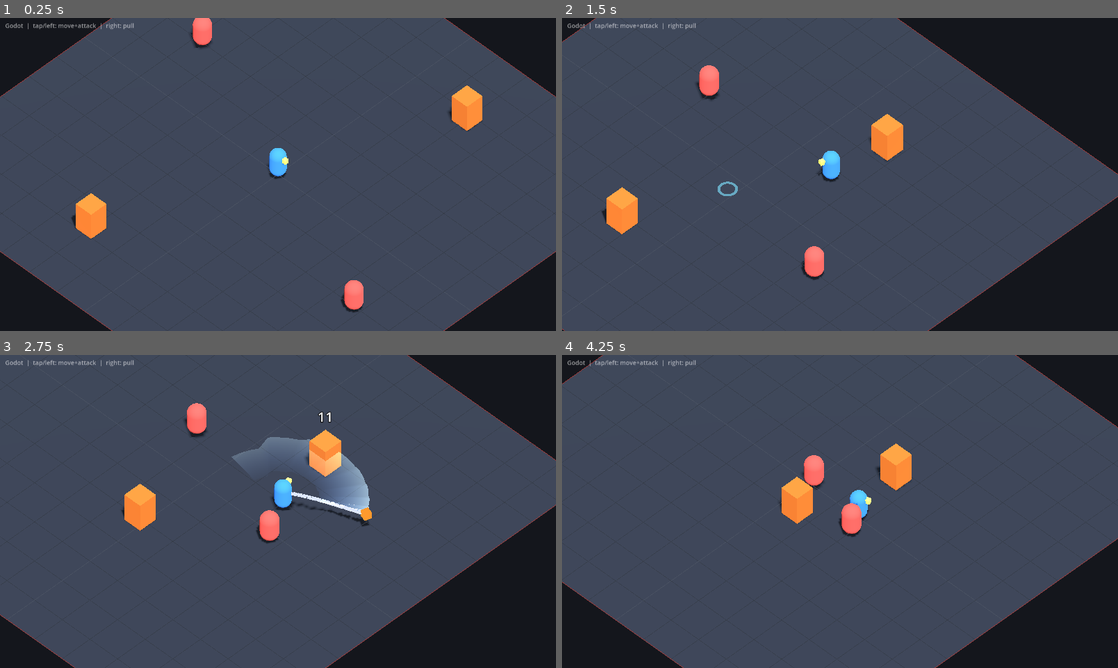
Above: before the commit, frames 1-4 (two rows, left to right).
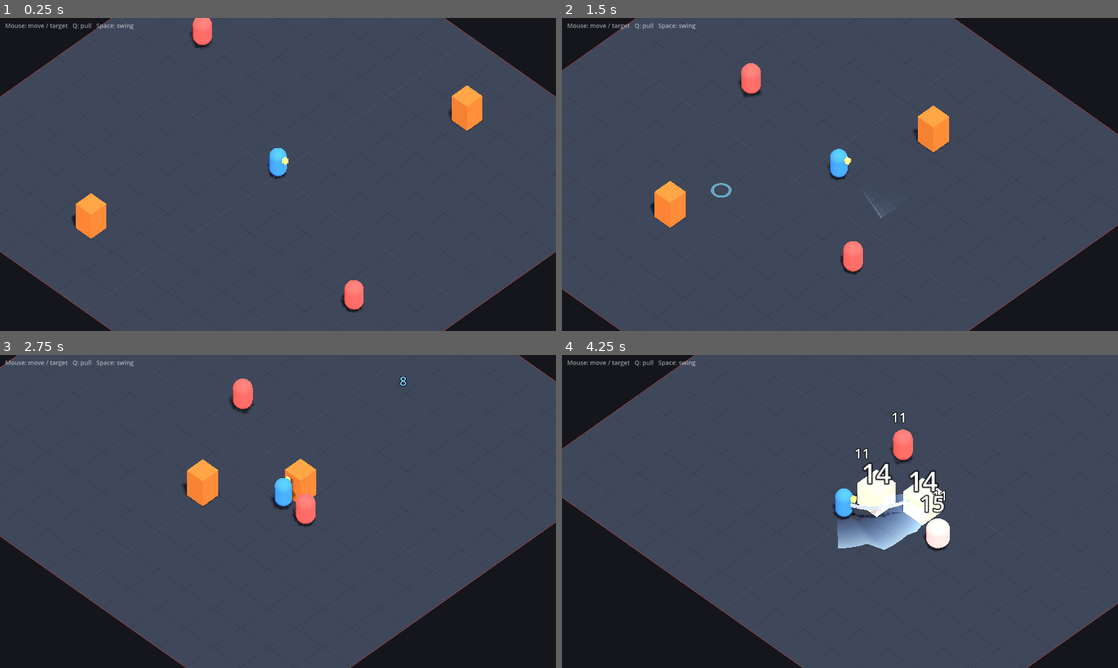
Above: after the commit, the same moments.

Repository: hun100b-dotcom/chasa
Game: Godot game, scene res://main.tscn
Same seed, same stepped clock (60 frames per second), same inputs: the game is played once before the commit and once after it.
Inputs (mouse positions are in pixels of both pictures, inside the frame that each line leads up to):
- Up to frame 1 (0.25 s): no input
- Up to frame 2 (1.5 s): tap Enter at 0.5 s; move the mouse to (962, 158) at 0.52 s; tap Q at 0.6 s; click (962, 158) at 0.67 s; tap Space at 0.77, 0.8, 1.07 s; drag from (728, 190) to (812, 237) at 1.27 s
- Up to frame 3 (2.75 s): move the mouse to (333, 442) at 2.02 s; tap Q at 2.1 s; click (333, 442) at 2.17 s; tap Space at 2.3 s
- Up to frame 4 (4.25 s): drag from (812, 574) to (673, 464) at 2.77 s; move the mouse to (1006, 558) at 3.52 s; tap Space at 3.6, 3.77, 4.07 s; click (1006, 558) at 3.67 s

The runs differ from the first frame. In frame 1, 0.2% of the frame differs, in the area x 1-25%, y 1-4%; in frame 2, 14%; in frame 3, 19%; in frame 4, 25%, in the area x 0-100%, y 0-100%.

Commit message:
Godot판: PD 피드백 반영 — 화면 흔들림 절반, 키보드 기술(Q 견인·Space 제자리 휘두르기), 폰 기술 버튼
Co-Authored-By: Claude Opus 5.5 (1M context) <noreply@anthropic.com>
Claude-Session: https://claude.ai/code/session_01BB6T1zuQ42mEVvoqPBvvxS

Diff:
--- a/godot/config.gd
+++ b/godot/config.gd
@@ -64,8 +64,8 @@
 
 # --- 6) 타격감 ------------------------------------------------------------------
 const FEEL_FRAME_TIME := 1.0 / 60.0
-const FEEL_SHAKE_MAX_OFFSET := 0.55
-const FEEL_SHAKE_DECAY := 3.8
+const FEEL_SHAKE_MAX_OFFSET := 0.28   # PD 피드백(10-24) "흔들림이 너무 심함" → 0.55에서 절반으로
+const FEEL_SHAKE_DECAY := 5.0         # 흔들림이 더 빨리 가라앉게 (3.8 → 5.0)
 const FEEL_KILL_BONUS_FRAMES := 2
 const FEEL_KILL_BONUS_SHAKE := 0.3
 const FEEL_KNOCKBACK_TANGENT_MIX := 0.35
--- a/godot/main.gd
+++ b/godot/main.gd
@@ -18,6 +18,7 @@
 var _focus := Vector3.ZERO      # 카메라가 바라보는 점 (플레이어를 부드럽게 따라감)
 var _offset := Vector3.ZERO     # 카메라가 focus 에서 떨어진 방향/거리 (고정 각도)
 var _holding_move := false      # 좌클릭을 누른 채 바닥을 끌고 다니는 중인가
+var _cursor := Vector2.ZERO     # 마지막 마우스 위치(화면 픽셀). 키보드 기술이 '어디로' 쓸지 정할 때 쓴다
 
 func _ready() -> void:
 	_build_stage()
@@ -42,6 +43,7 @@
 	add_child(player.chain.trail)
 
 	_add_hint()
+	_add_touch_buttons()
 
 # -----------------------------------------------------------------------------
 # 게임 루프
@@ -141,7 +143,7 @@
 	# 화면 왼쪽 위 조작 안내 (Three.js판에는 없지만, 폰으로 처음 열었을 때 헤매지 않게)
 	var layer := CanvasLayer.new()
 	var label := Label.new()
-	label.text = "Godot  |  tap/left: move+attack  |  right: pull"  # 기본 글꼴에 한글이 없어 영문으로 표기
+	label.text = "Mouse: move / target   Q: pull   Space: swing"  # 기본 글꼴에 한글이 없어 영문으로 표기
 	label.position = Vector2(12, 8)
 	label.add_theme_color_override("font_color", Color(1, 1, 1, 0.55))
 	label.add_theme_font_size_override("font_size", 14)
@@ -163,6 +165,14 @@
 # 입력: 좌클릭 바닥 → 이동 / 좌클릭 적 → 콤보 / 우클릭 → 견인
 # -----------------------------------------------------------------------------
 func _unhandled_input(event: InputEvent) -> void:
+	# 키보드 = 기술. 마우스로 위치·대상을 정하고, 키로 '무엇을 할지'를 고른다 (디아블로식 분업)
+	if event is InputEventKey and event.pressed and not event.echo:
+		match (event as InputEventKey).keycode:
+			KEY_Q: _skill_pull(_cursor)    # Q: 커서 근처 적을 견인
+			KEY_SPACE: _skill_swing(_cursor)  # Space: 제자리에서 커서 방향으로 휘두르기
+		return
+	if event is InputEventMouseMotion:
+		_cursor = (event as InputEventMouseMotion).position
 	if event is InputEventMouseButton:
 		var mb := event as InputEventMouseButton
 		if mb.button_index == MOUSE_BUTTON_LEFT and not mb.pressed:
@@ -182,9 +192,7 @@
 				marker.show_at(ground)
 				_holding_move = true
 		elif mb.button_index == MOUSE_BUTTON_RIGHT:
-			# 근처에 적이 없으면 그 방향 허공으로 던진다
-			var enemy := enemies.pick(origin, dir, ground, Config.PULL_PICK_RADIUS)
-			player.command_pull(enemy, ground if ground != null else player.position)
+			_skill_pull(mb.position)  # 우클릭도 견인 (Q와 같음)
 	elif event is InputEventMouseMotion and _holding_move:
 		# 좌클릭을 누른 채 움직이면 이동 목표가 계속 갱신 (마우스 따라 걷기)
 		var mm := event as InputEventMouseMotion
@@ -200,3 +208,60 @@
 	if t < 0.0:
 		return null
 	return origin + dir * t
+
+# -----------------------------------------------------------------------------
+# 기술 (키보드·우클릭·터치 버튼이 모두 이 함수를 부른다 → 입력 방식이 늘어도 동작은 한 곳)
+# -----------------------------------------------------------------------------
+func _skill_pull(screen: Vector2) -> void:
+	# 커서 근처 적을 견인. 근처에 없으면 그 방향 허공으로 던진다(빗나감)
+	var origin := camera.project_ray_origin(screen)
+	var dir := camera.project_ray_normal(screen)
+	var ground = _ground_point(origin, dir)
+	var enemy := enemies.pick(origin, dir, ground, Config.PULL_PICK_RADIUS)
+	player.command_pull(enemy, ground if ground != null else player.position)
+
+func _skill_swing(screen: Vector2) -> void:
+	var ground = _ground_point(camera.project_ray_origin(screen), camera.project_ray_normal(screen))
+	player.command_swing(ground if ground != null else player.position + Vector3(cos(player.facing), 0, sin(player.facing)))
+
+func _nearest_enemy(max_dist: float) -> Enemy:
+	var best: Enemy = null
+	var best_d := max_dist
+	for e in enemies.list:
+		if e.alive and e.position.distance_to(player.position) <= best_d:
+			best_d = e.position.distance_to(player.position)
+			best = e
+	return best
+
+func _add_touch_buttons() -> void:
+	# 폰에는 키보드가 없으니 화면 오른쪽 아래에 같은 기술 버튼 두 개를 띄운다.
+	# 터치 화면이 없는 PC에서는 숨긴다(키보드를 쓰면 되므로).
+	if not DisplayServer.is_touchscreen_available():
+		return
+	var layer := CanvasLayer.new()
+	var box := HBoxContainer.new()
+	box.set_anchors_and_offsets_preset(Control.PRESET_BOTTOM_RIGHT)
+	box.offset_left = -260
+	box.offset_top = -110
+	box.offset_right = -16
+	box.offset_bottom = -16
+	box.add_theme_constant_override("separation", 12)
+	for spec in [["PULL", "pull"], ["SWING", "swing"]]:
+		var b := Button.new()
+		b.text = spec[0]
+		b.custom_minimum_size = Vector2(110, 90)
+		b.add_theme_font_size_override("font_size", 20)
+		b.focus_mode = Control.FOCUS_NONE
+		var kind: String = spec[1]
+		b.pressed.connect(func() -> void: _touch_skill(kind))
+		box.add_child(b)
+	layer.add_child(box)
+	add_child(layer)
+
+func _touch_skill(kind: String) -> void:
+	# 터치는 커서가 없으니 '가장 가까운 적'을 자동으로 고른다
+	var e := _nearest_enemy(Config.PULL_RANGE)
+	if kind == "pull":
+		player.command_pull(e, e.position if e else player.position)
+	else:
+		player.command_swing(e.position if e else player.position + Vector3(cos(player.facing), 0, sin(player.facing)))
--- a/godot/player.gd
+++ b/godot/player.gd
@@ -27,6 +27,7 @@
 var atk = null               # 진행 중인 한 타 기록 (Dictionary) 또는 null
 var has_buffered := false    # 후딜 중 눌러둔 다음 클릭이 있나
 var buffered: Enemy = null   # 그 클릭의 대상
+var buffered_aim = null      # 키보드 '제자리 휘두르기'를 예약했을 때 바라볼 지점 (Vector3 또는 null)
 var pull_run = null          # 견인 진행 기록 (Dictionary) 또는 null
 var pull_cooldown := 0.0
 var chain_lag := 0.0         # 사슬이 뒤처지는 각도
@@ -64,9 +65,22 @@
 		# 콤보 중이면 "다음 타 예약" (후딜이 끝나는 순간 이어진다)
 		has_buffered = true
 		buffered = enemy
+		buffered_aim = null
 	elif state == State.FREE:
 		chase_target = enemy
 		move_target = null
+
+func command_swing(aim: Vector3) -> void:
+	# 키보드(Space) '제자리 휘두르기': 달려가지 않고 그 자리에서 커서 방향으로 콤보를 이어간다.
+	# 왜 따로 두나? 적을 정확히 클릭하지 않아도 몰려오는 적을 쓸어낼 수 있게 (디아블로식 '제자리 공격')
+	if state == State.ATTACK:
+		has_buffered = true
+		buffered = null
+		buffered_aim = aim
+	elif state == State.FREE:
+		move_target = null
+		chase_target = null
+		_start_attack(null, combo_timer > 0.0, aim)
 
 func command_pull(enemy: Enemy, aim: Vector3) -> void:
 	if pull_cooldown > 0.0:
@@ -137,12 +151,14 @@
 # =============================================================================
 # 철삭 3타 콤보
 # =============================================================================
-func _start_attack(target: Enemy, continue_combo: bool) -> void:
+func _start_attack(target: Enemy, continue_combo: bool, aim = null) -> void:
 	var step := (combo_step % Config.COMBO.size()) + 1 if continue_combo else 1
 	combo_step = step
 	var cfg: Dictionary = Config.COMBO[step - 1]
 	if target and target.alive:
 		facing = atan2(target.position.z - position.z, target.position.x - position.x)
+	elif aim != null:
+		facing = atan2(aim.z - position.z, aim.x - position.x)  # 대상 없이 휘두를 땐 지정 방향으로
 	var start_angle: float = facing - cfg.dir * deg_to_rad(cfg.start_offset_deg)
 	state = State.ATTACK
 	atk = {
@@ -213,10 +229,12 @@
 	atk = null
 	if has_buffered:
 		var next := buffered
+		var next_aim = buffered_aim
 		has_buffered = false
+		buffered_aim = null
 		if finished_step >= Config.COMBO.size():
 			combo_step = 0  # 3타까지 끝났으면 다음은 1타
-		_start_attack(next, true)
+		_start_attack(next, true, next_aim)
 		return
 	state = State.FREE
 	chain.visible = false
--- a/godot/tests/smoke_test.gd
+++ b/godot/tests/smoke_test.gd
@@ -114,6 +114,28 @@
 	check(d1 < d0 - 5.0, "끌려옴: 거리 %.1f → %.1f" % [d0, d1])
 	check(p.state == Player.State.FREE, "견인 종료 후 대기로 복귀")
 
+	print("[5-2] 키보드: Space 제자리 휘두르기, Q 견인")
+	step(60)
+	p.state = Player.State.FREE
+	p.atk = null
+	p.move_target = null
+	var pos_before := p.position
+	var key := InputEventKey.new()
+	key.keycode = KEY_SPACE
+	key.pressed = true
+	main._unhandled_input(key)
+	check(p.state == Player.State.ATTACK and p.chase_target == null, "Space → 그 자리에서 휘두르기 시작(달려가지 않음)")
+	step(60)
+	p.pull_cooldown = 0.0
+	p.state = Player.State.FREE
+	p.atk = null
+	var key_q := InputEventKey.new()
+	key_q.keycode = KEY_Q
+	key_q.pressed = true
+	main._unhandled_input(key_q)
+	check(p.state == Player.State.PULL, "Q → 견인 시작")
+	step(40)
+
 	print("[6] 오래 돌려도 에러 없음 (부활 포함, 20초)")
 	for i in 1200:
 		if i % 20 == 0:
Not shown, changed: compare/index.html
